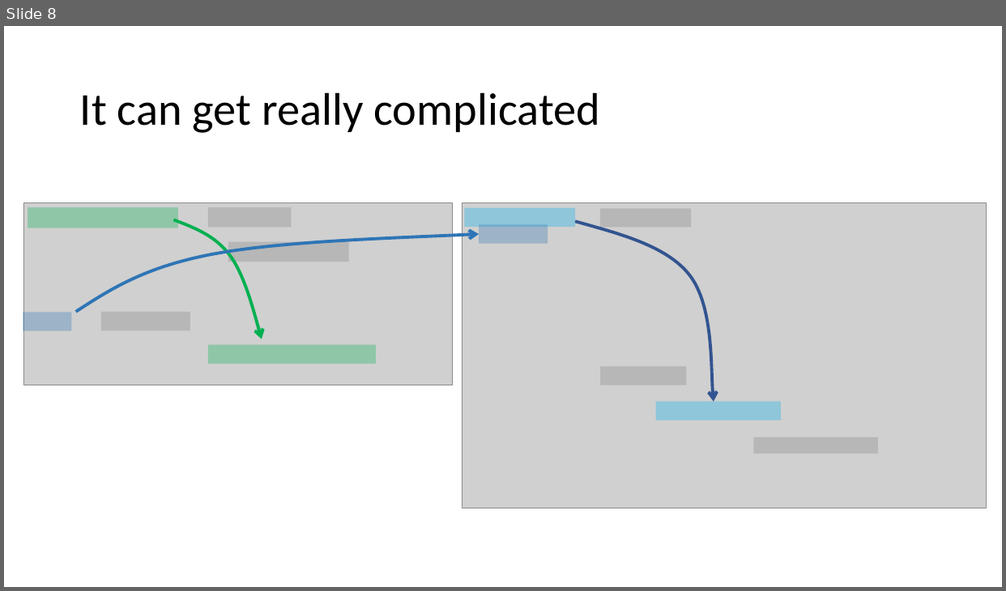
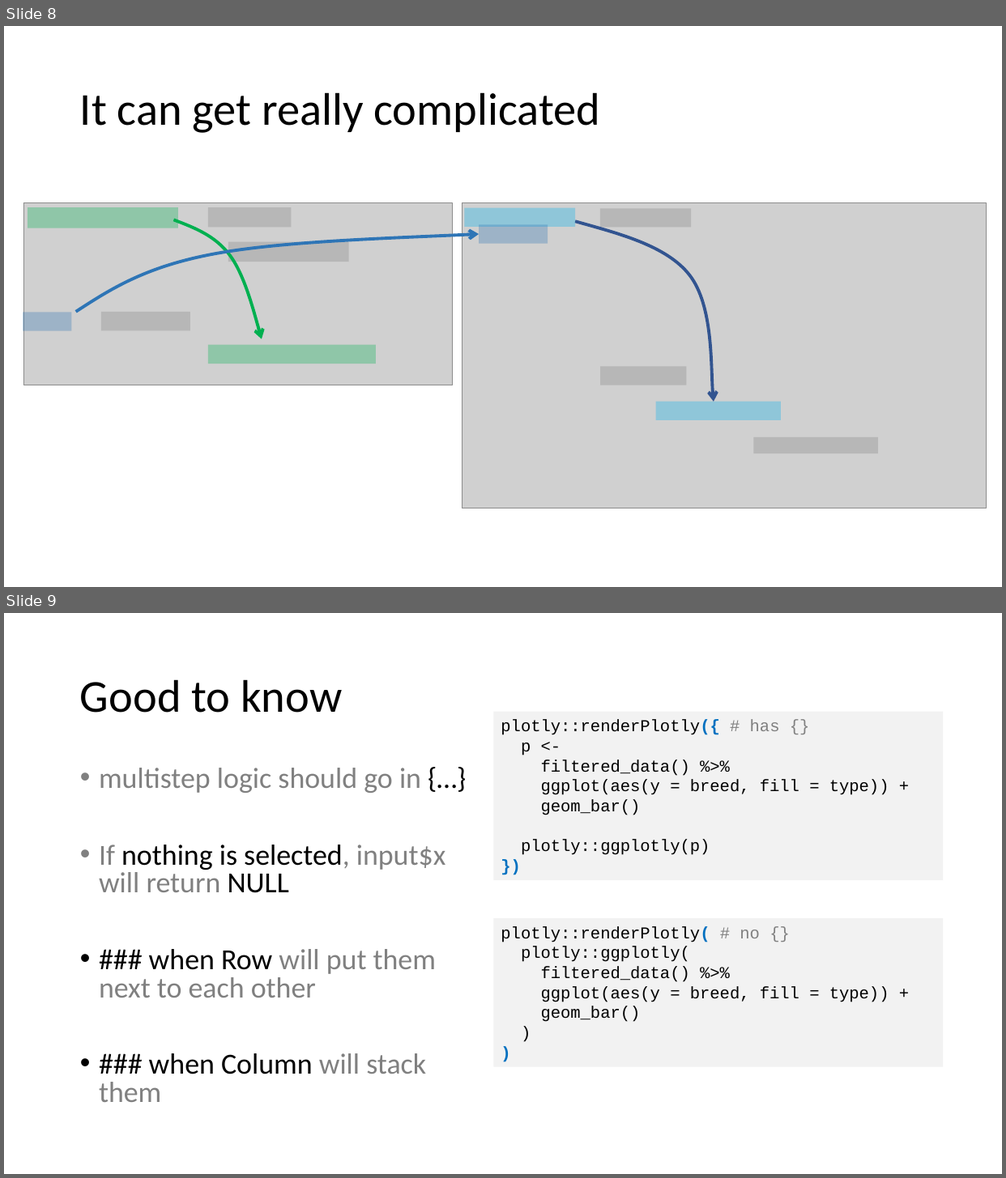
Before and after one commit to rjake/workshop-flexdashboard-shinyobjects, a slide deck: presentation/presentation.pptx. Shown one above the other, each under a label of ours: slide 8 before the commit, slides 8 and 9 after it. The pictures are 1006x591 and 1006x1178 pixels, drawn with LibreOffice and Linux fonts; fonts in the diff are those of the drawing; grey boxes stand for pictures. Boxes give left, top, right and bottom in pixels: in the first picture for what was removed or moved away, otherwise in the second. Text is boxed around its words. In the diff, an @@ line names an element or a change of style, - is before the commit and + after.

```diff
--- a/presentation/presentation.pptx
+++ b/presentation/presentation.pptx
@@ slide 9 added at [4,613,1002,1174], background #FFFFFF @@
@@ title added at [80,679,342,713], 44 pt, text #000000 @@
+Good to know
@@ rectangle added at [493,712,943,881], fill #F2F2F2, 16 pt, text #000000 @@
+plotly::renderPlotly({ # has {}
+p <-
+filtered_data() %>%
+ggplot(aes(y = breed, fill = type)) +
+geom_bar()
+plotly::ggplotly(p)
+})
@@ text added at [99,768,446,1102], 28 pt, text #808080 @@
+• multistep logic should go in {…}
+• If nothing is selected, input$x will return NULL
+• ### when Row will put them next to each other
+• ### when Column will stack them
@@ rectangle added at [493,918,943,1067], fill #F2F2F2, 16 pt, text #000000 @@
+plotly::renderPlotly( # no {}
+plotly::ggplotly(
+filtered_data() %>%
+ggplot(aes(y = breed, fill = type)) +
+geom_bar()
+)
+)
```
Also in this commit, not shown: 5 slides changed, 1 other file.
